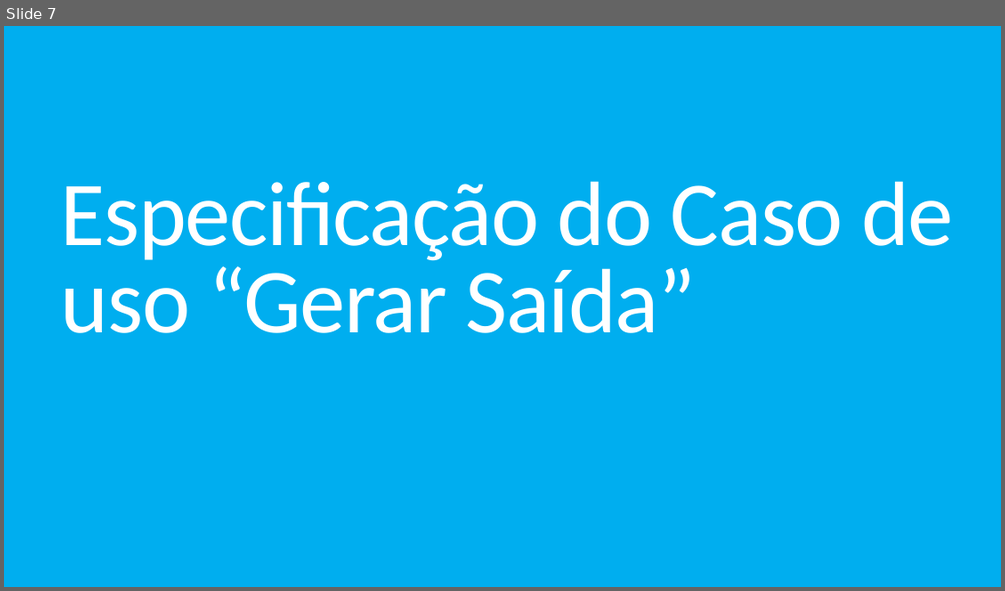
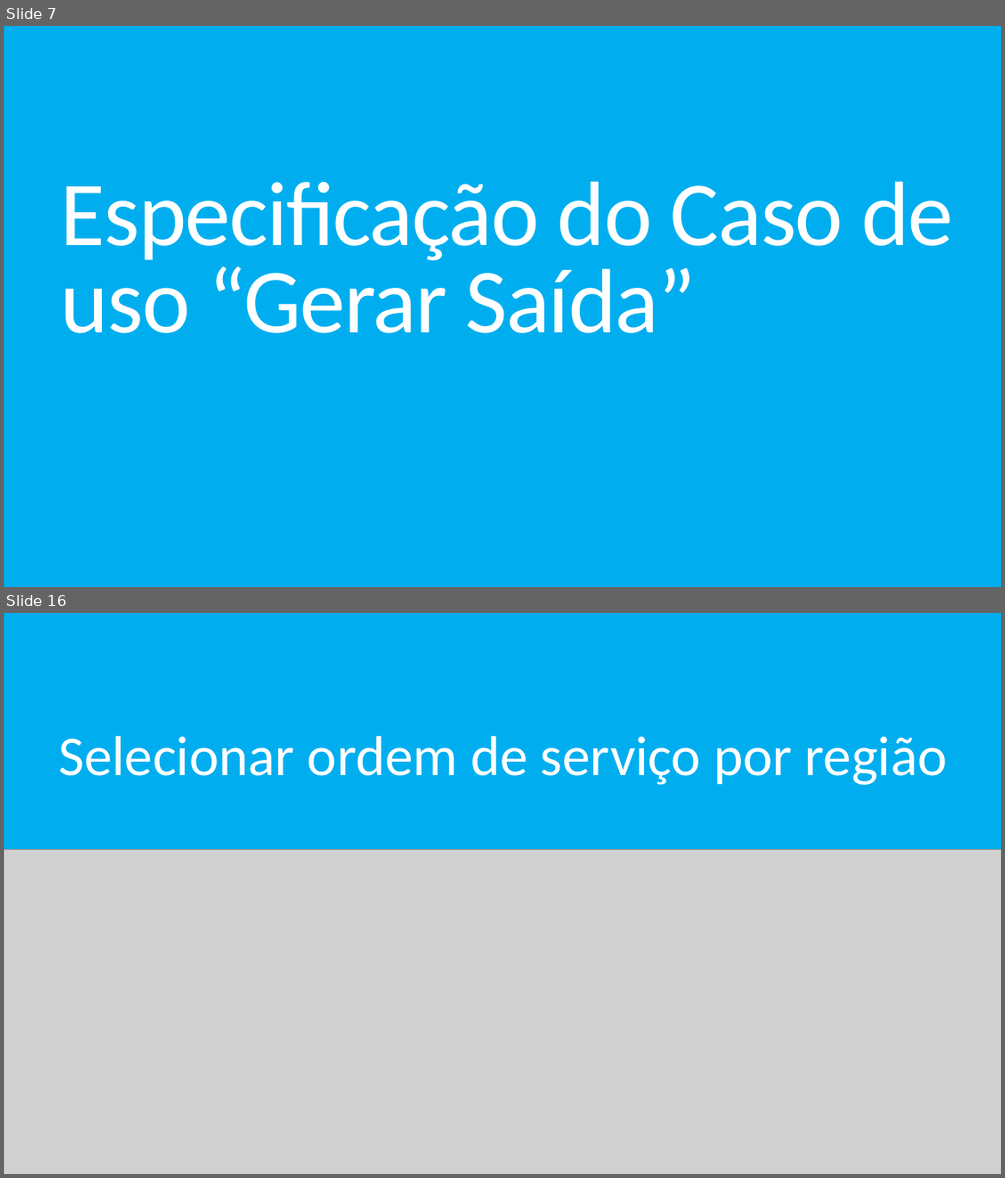
Before and after one commit to DouglasCPioC/engenharia-de-software-loja-de-motoboy, a slide deck: Slide/Projeto de uma empresa de motoboy.pptx. Shown one above the other, each under a label of ours: slide 7 before the commit, slides 7 and 16 after it; the slides between them are not shown. The pictures are 1005x591 and 1005x1178 pixels, drawn with LibreOffice and Linux fonts; fonts in the diff are those of the drawing; grey boxes stand for pictures. Boxes give left, top, right and bottom in pixels: in the first picture for what was removed or moved away, otherwise in the second. Text is boxed around its words. In the diff, an @@ line names an element or a change of style, - is before the commit and + after.

```diff
--- a/Slide/Projeto de uma empresa de motoboy.pptx
+++ b/Slide/Projeto de uma empresa de motoboy.pptx
@@ slide 16 added at [4,613,1001,1174], background #00AEEF @@
@@ text added at [58,736,947,785], 54 pt, text #FFFFFF @@
+Selecionar ordem de serviço por região
@@ picture added at [4,850,1001,1174] @@
```
Also in this commit, not shown: 1 slide changed, 9 other slides added, 1 slide removed.
